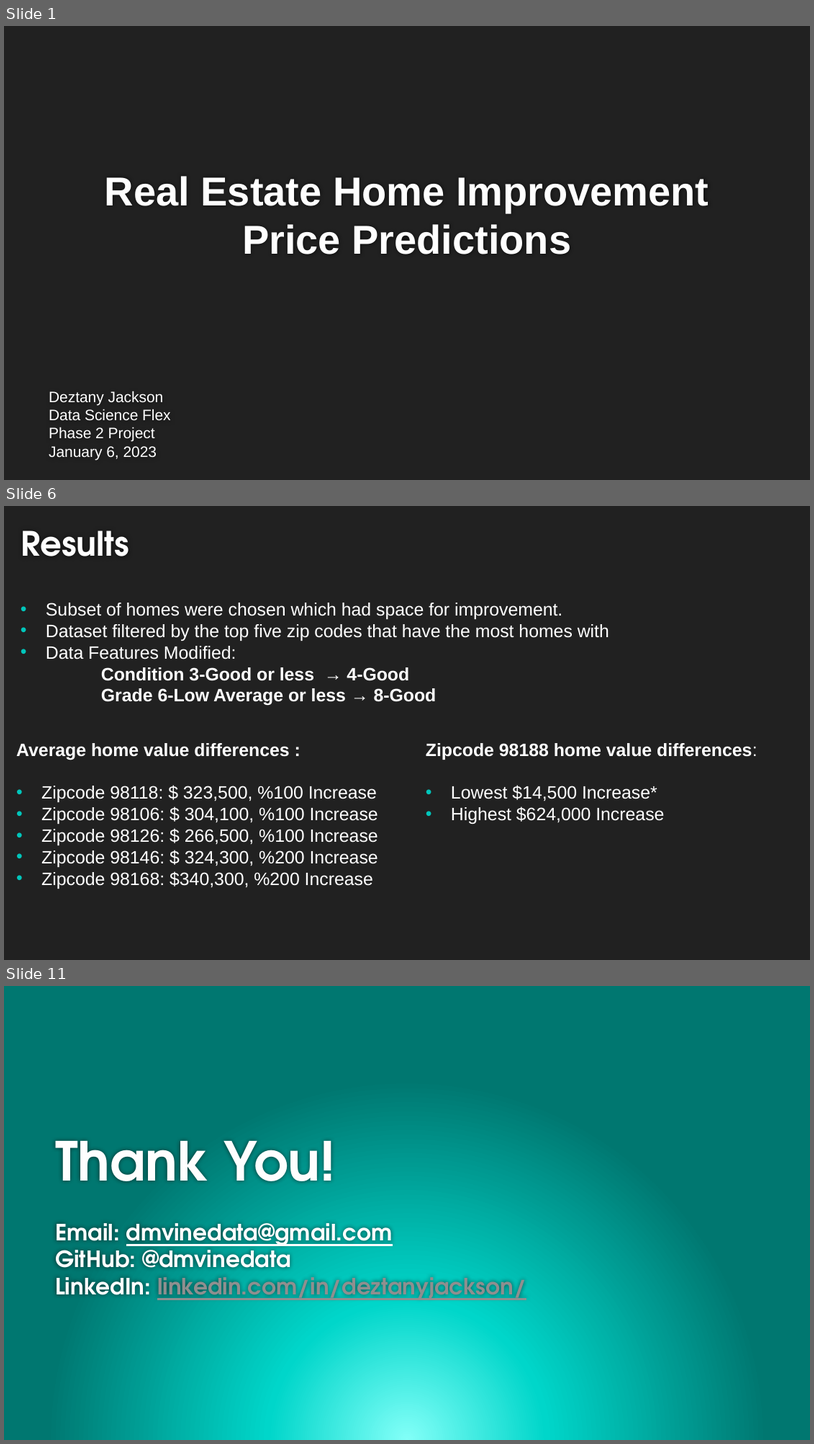
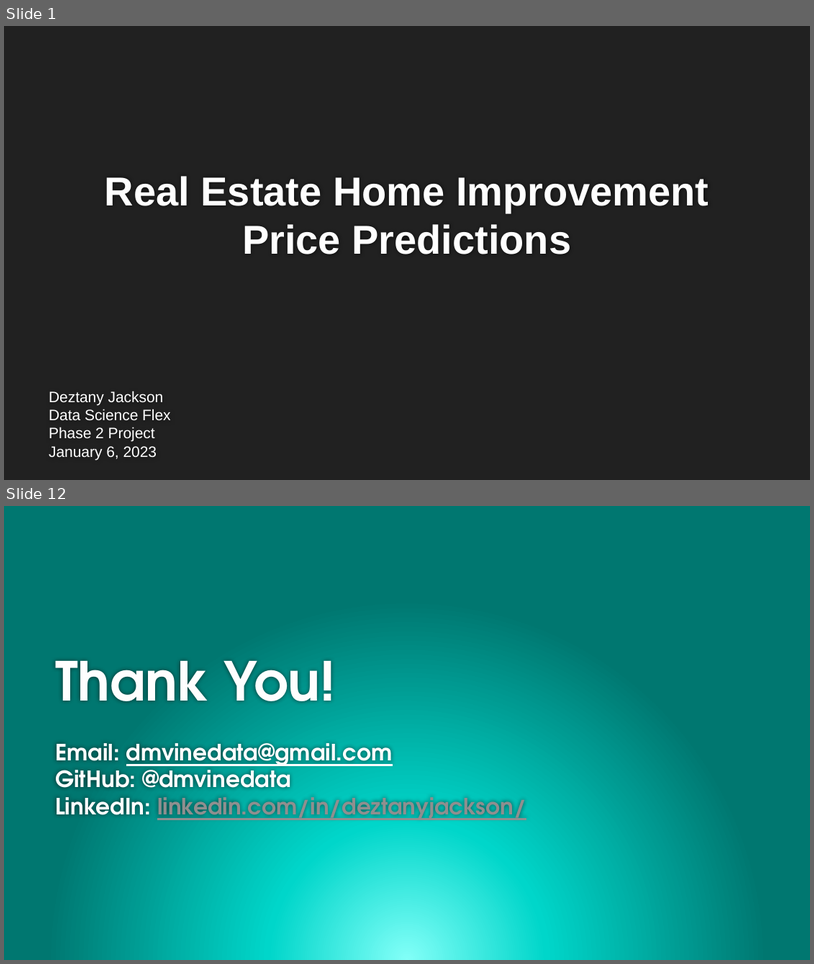
Before and after one commit to Dmvinedata/dsc-phase-2-project-v2-3, a slide deck: Phase2_Project_Presentation_DJackson.pptx. Shown one above the other, each under a label of ours: slides 1, 6 and 11 before the commit, slides 1 and 12 after it; the slides between them are not shown. The pictures are 814x1444 and 814x964 pixels, drawn with LibreOffice and Linux fonts; fonts in the diff are those of the drawing; background and template pictures are left out. Boxes give left, top, right and bottom in pixels: in the first picture for what was removed or moved away, otherwise in the second. Text is boxed around its words. In the diff, an @@ line names an element or a change of style, - is before the commit and + after.

```diff
--- a/Phase2_Project_Presentation_DJackson.pptx
+++ b/Phase2_Project_Presentation_DJackson.pptx
@@ slide 6 removed at (x1=4, y1=506, x2=810, y2=960), background #212121 @@
@@ title removed at (x1=21, y1=530, x2=129, y2=556) @@
-Results
@@ text removed at (x1=46, y1=602, x2=610, y2=705) @@
-• Subset of homes were chosen which had space for improvement.
-• Dataset filtered by the top five zip codes that have the most homes with
-          • Data Features Modified:
-                Condition 3-Good or less → 4-Good
-                Grade 6-Low Average or less → 8-Good
@@ text removed at (x1=16, y1=743, x2=378, y2=888) @@
-Average home value differences :
-• Zipcode 98118: $ 323,500, %100 Increase
-• Zipcode 98106: $ 304,100, %100 Increase
-• Zipcode 98126: $ 266,500, %100 Increase
-• Zipcode 98146: $ 324,300, %200 Increase
-• Zipcode 98168: $340,300, %200 Increase
@@ text removed at (x1=426, y1=743, x2=758, y2=824) @@
-Zipcode 98188 home value differences:
-• Lowest $14,500 Increase*
-• Highest $624,000 Increase
@@ what was slide 11 is now slide 12 @@
```
Also in this commit, not shown: 7 slides changed, 3 slides added, 1 other slide removed, 9 other files.
